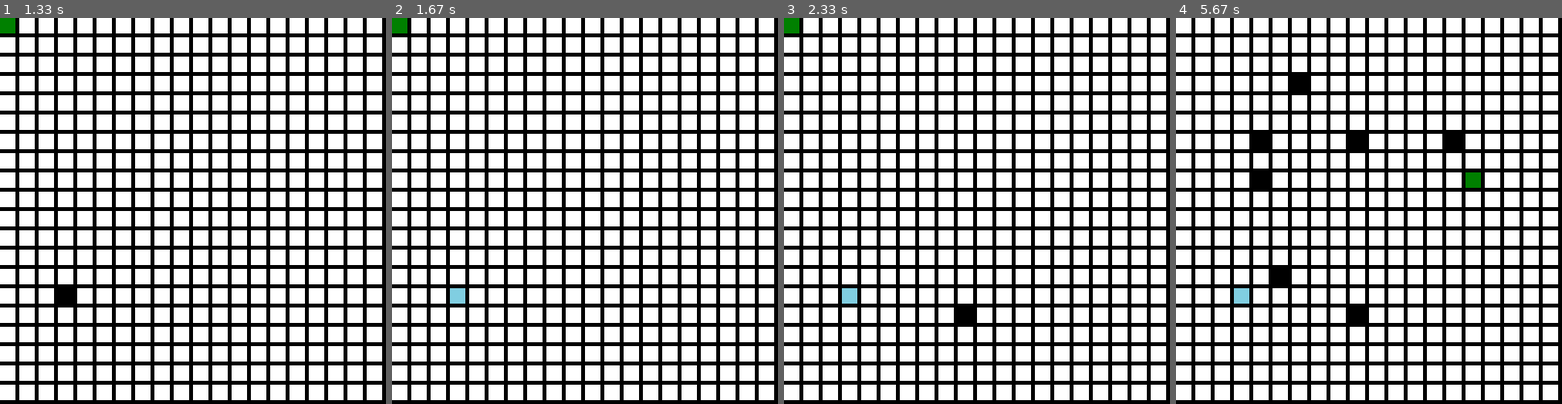
Above: before the commit, frames 1-4 (left to right).
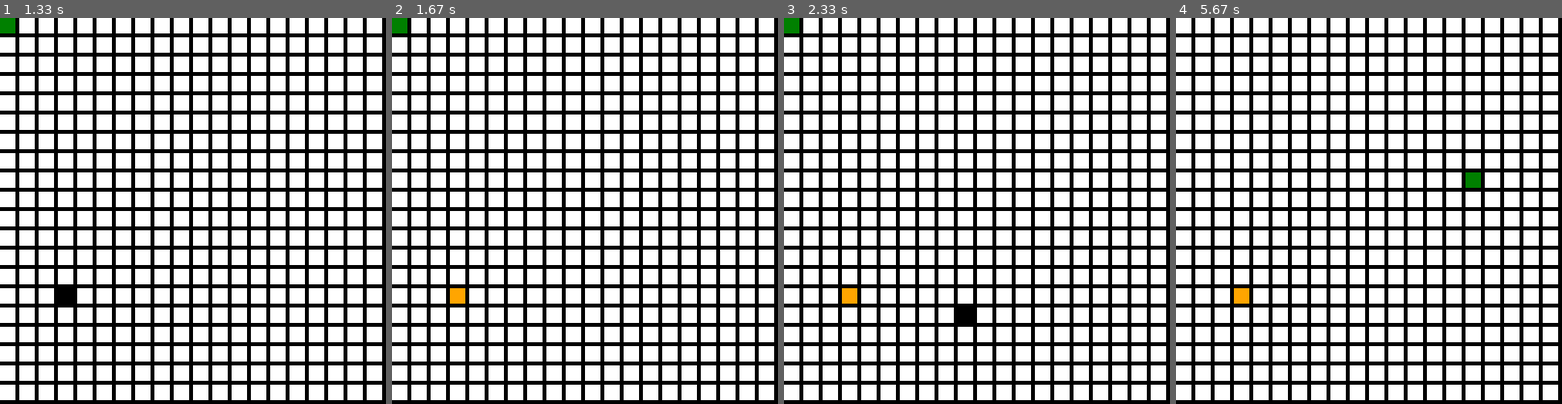
Above: after the commit, the same moments.

Repository: LarryCreator/Pygame-Astar-Pathfinder
Game: pygame game, started from the_code.py
The game is run twice, just before and just after one commit, with the same random seed, the same clock (stepped at 60 frames per second) and the same inputs.
Inputs (mouse positions are in pixels of both pictures, inside the frame that each line leads up to):
- Up to frame 1 (1.33 s): tap S at 0.33 s; tap C at 0.67 s; click (73, 299) at 1.05 s
- Up to frame 2 (1.67 s): tap G at 1.33 s
- Up to frame 3 (2.33 s): hold G 1.67-2.13 s; click (957, 311) at 2.22 s
- Up to frame 4 (5.67 s): click (1357, 145) at 2.55 s; click (1307, 83) at 2.88 s; click (1469, 176) at 3.22 s; hold S 3.5-3.97 s; click (1450, 141) at 4.05 s; click (1257, 137) at 4.38 s; click (1276, 280) at 4.72 s; click (1257, 187) at 5.05 s; hold C from 5.33 s (still down)

Frame 1 is identical in both runs. In frame 2, 0.2% of the frame differs, in the area x 15-19%, y 70-74%; in frame 3, 0.2%; in frame 4, 1.3%, in the area x 15-74%, y 15-79%.

Commit message:
colors have been changed

Diff:
--- a/the_code.py
+++ b/the_code.py
@@ -15,9 +15,9 @@
         self.color = 'white'
         self.colors = {'white': (255, 255, 255),
                        'black': (0, 0, 0),
+                       'blue': (128, 206, 225),
+                       'dark blue': (0, 0, 128),
                        'orange': (255, 165, 0),
-                       'red': (255, 40, 0),
-                       'blue': (128, 206, 225),
                        'green': (0, 128, 0),
                        'yellow': (255,255,0)}
         self.surface = pygame.Surface((20, 20))
@@ -136,13 +136,13 @@
         #(If it has been visited and etc.)
         #So it basically gives color to the algorithm
         for i in self.open_set:
-            if i.color != 'green' and i.color != 'blue' and i.color != 'yellow':
-                i.color = 'orange'
+            if i.color != 'green' and i.color != 'orange' and i.color != 'yellow':
+                i.color = 'blue'
         for k in self.closed_set:
             if k.color != 'yellow':
-                k.color = 'red'
+                k.color = 'dark blue'
         self.s_point.color = 'green'
-        self.g_point.color = 'blue'
+        self.g_point.color = 'orange'
         if self.predecessor_list and self.counter > -1:
             if self.predecessor_list[self.counter] != self.s_point:
                 self.predecessor_list[self.counter].color = 'yellow'
@@ -166,7 +166,7 @@
             if key[pygame.K_s]:
                 for i in self.node_list:
                     if i.position.collidepoint(pygame.mouse.get_pos()):
-                        if i.color != 'blue':
+                        if i.color != 'orange':
                             for g in self.node_list:
                                 if g.color == 'green':
                                     g.color = 'white'
@@ -181,12 +181,16 @@
                     if i.position.collidepoint(pygame.mouse.get_pos()):
                         if i.color != 'green':
                             for g in self.node_list:
-                                if g.color == 'blue':
+                                if g.color == 'orange':
                                     g.color = 'white'
-                            i.color = 'blue'
+                            i.color = 'orange'
                             self.g_point = i
             elif key[pygame.K_p]:
                 self.is_running = True
+            elif key[pygame.K_c]:
+                for i in self.node_list:
+                    if i.color == 'black':
+                        i.color = 'white'
             elif key[pygame.K_r]:
                 self.found = False
                 self.is_running = False
@@ -197,7 +201,7 @@
                 self.open_set.clear()
                 self.open_set.append(self.s_point)
                 for i in self.node_list:
-                    if i.color == 'orange' or i.color == 'red' or i.color == 'yellow':
+                    if i.color == 'blue' or i.color == 'dark blue' or i.color == 'yellow':
                         i.color = 'white'
                 # self.s_point = None
                 # self.g_point = None
